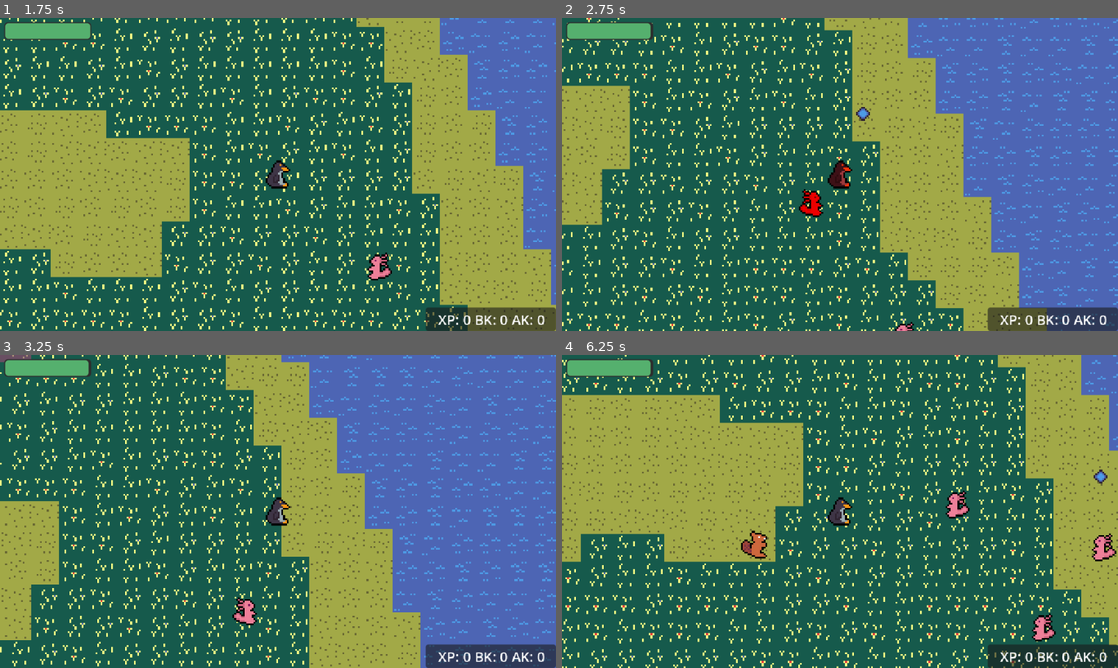
Above: before the commit, frames 1-4 (two rows, left to right).
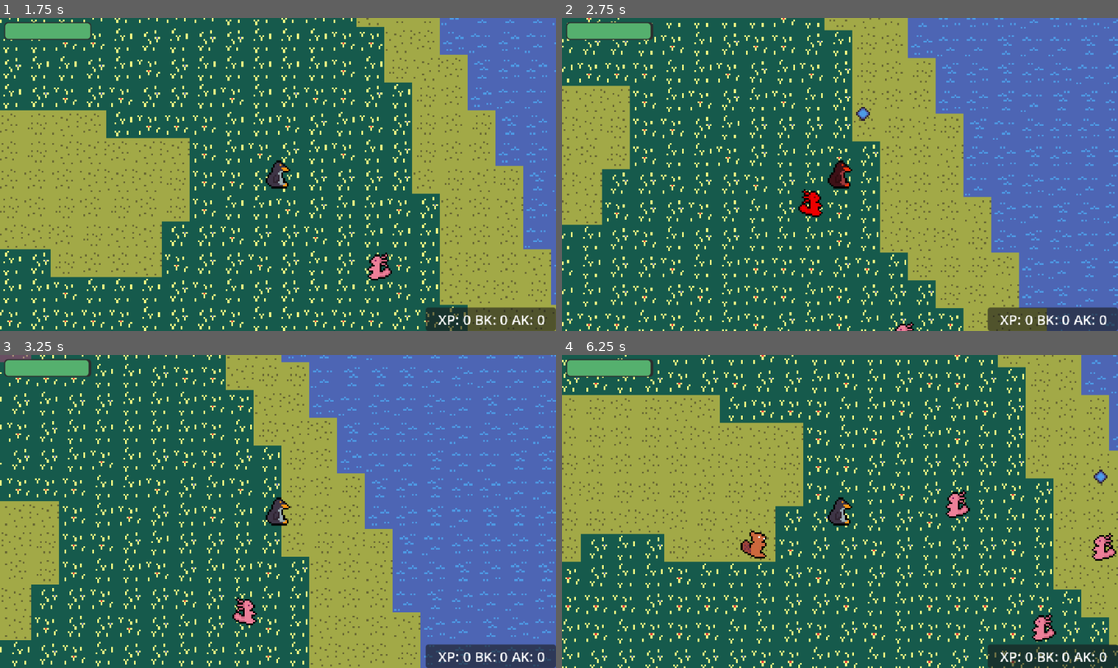
Above: after the commit, the same moments.

Repository: dr-rodriguez/Penguin-Last-Stand
Game: Godot game, scene res://src/core/main_game/main_game.tscn
Two runs of this game, one before a commit and one after it. Both use one fixed random seed, a clock stepped at 60 frames per second and the inputs below.
Inputs (mouse positions are in pixels of both pictures, inside the frame that each line leads up to):
- Up to frame 1 (1.75 s): tap Enter at 0.5 s; move the mouse to (400, 158) at 0.52 s; press the mouse at (400, 158) at 0.53 s; hold D (move_right) 0.53-1.28 s; move the mouse to (166, 190) at 1.27 s; release the mouse at (166, 190) at 1.28 s; hold S (move_down) from 1.28 s (still down); click (166, 190) at 1.35 s
- Up to frame 2 (2.75 s): move the mouse to (895, 105) at 2.02 s; release S (move_down) at 2.03 s; press the mouse at (895, 105) at 2.03 s; hold D (move_right) from 2.03 s (still down)
- Up to frame 3 (3.25 s): move the mouse to (250, 574) at 2.77 s; release D (move_right) at 2.78 s; release the mouse at (250, 574) at 2.78 s; hold W (move_up) from 2.78 s (still down); click (250, 574) at 2.85 s
- Up to frame 4 (6.25 s): move the mouse to (1006, 558) at 3.52 s; release W (move_up) at 3.53 s; press the mouse at (1006, 558) at 3.53 s; hold A (move_left) 3.53-5.03 s; move the mouse to (673, 464) at 4.27 s; release the mouse at (673, 464) at 4.28 s; click (673, 464) at 4.35 s; move the mouse to (867, 511) at 5.02 s; press the mouse at (867, 511) at 5.03 s; hold S (move_down) 5.03-5.78 s; move the mouse to (756, 433) at 5.77 s; release the mouse at (756, 433) at 5.78 s; hold D (move_right) from 5.78 s (still down); click (756, 433) at 5.85 s

Frame 1 is identical in both runs. In frame 2, less than 0.1% of the frame differs, in the area x 42-62%, y 55-100%; in frame 3, less than 0.1%; in frame 4, 0.2%, in the area x 32-100%, y 43-92%.

Commit message:
fixing bug

Diff:
--- a/src/core/main_game/main_game.tscn
+++ b/src/core/main_game/main_game.tscn
@@ -59,26 +59,21 @@
 
 [node name="EntityRoot" type="Node2D" parent="World" unique_id=741512712]
 
+[node name="EnemyPool" type="Node" parent="World/EntityRoot" unique_id=2062763288]
+unique_name_in_owner = true
+script = ExtResource("2_l0hoa")
+scene = ExtResource("7_0kore")
+can_grow = false
+
 [node name="Player" parent="World/EntityRoot" unique_id=1597879631 instance=ExtResource("2_6yl8a")]
 unique_name_in_owner = true
 position = Vector2(262, 153)
 
-[node name="Camera2D" type="Camera2D" parent="World/EntityRoot/Player" unique_id=2057989762]
-zoom = Vector2(2, 2)
-
-[node name="ShootPoint" type="Marker2D" parent="World/EntityRoot/Player" unique_id=30899323]
-unique_name_in_owner = true
-
 [node name="Spawner" type="Path2D" parent="World/EntityRoot/Player" unique_id=2069571862]
-position = Vector2(-7.924759, -9.446327)
+position = Vector2(-7.924759, -9.44632)
 scale = Vector2(1.0501567, 1.1073446)
 curve = SubResource("Curve2D_4ffcv")
 script = ExtResource("5_l0hoa")
-
-[node name="EnemyPool" type="Node" parent="World/EntityRoot/Player/Spawner" unique_id=2062763288]
-script = ExtResource("2_l0hoa")
-scene = ExtResource("7_0kore")
-can_grow = false
 
 [node name="SpawnFollow" type="PathFollow2D" parent="World/EntityRoot/Player/Spawner" unique_id=1510105722]
 position = Vector2(8.498502, 103.35203)
@@ -86,6 +81,12 @@
 
 [node name="SpawnTimer" type="Timer" parent="World/EntityRoot/Player/Spawner" unique_id=2055835520]
 autostart = true
+
+[node name="Camera2D" type="Camera2D" parent="World/EntityRoot/Player" unique_id=2057989762]
+zoom = Vector2(2, 2)
+
+[node name="ShootPoint" type="Marker2D" parent="World/EntityRoot/Player" unique_id=30899323]
+unique_name_in_owner = true
 
 [node name="SnowballPool" type="Node" parent="World/EntityRoot" unique_id=1582250324]
 unique_name_in_owner = true
--- a/src/core/main_game/spawner.gd
+++ b/src/core/main_game/spawner.gd
@@ -3,7 +3,7 @@
 @onready var spawn_follow: PathFollow2D = $SpawnFollow
 @onready var spawn_timer: Timer = $SpawnTimer
 
-@onready var enemy_pool: Pool = $EnemyPool
+@onready var enemy_pool: Pool = %EnemyPool
 
 ## Pointer to player node
 @onready var player: CharacterBody2D = get_tree().get_first_node_in_group("Player")
--- a/src/core/pool.gd
+++ b/src/core/pool.gd
@@ -58,6 +58,10 @@
 	if n is CollisionObject2D:
 		n.set_deferred("monitoring", false)  # stop overlap checks while idle
 
+	# Move to temp far location to avoid any funny collisions
+	if n is Node2D:
+		n.global_position = Vector2(0, -10000)
+
 	# Store back in pool for reuse
 	if n not in _free:
 		_free.append(n)
--- a/src/gameplay/player/player.gd
+++ b/src/gameplay/player/player.gd
@@ -39,6 +39,7 @@
 			continue
 
 		take_damage(body.damage)
+		print("[Player] hit by %s @ %s hp=%s" % [body.get_instance_id(), body.global_position, body.health])
 
 		# Reciprocal damage to enemy
 		# TODO: Decide if this should be bullet damage or some other value
